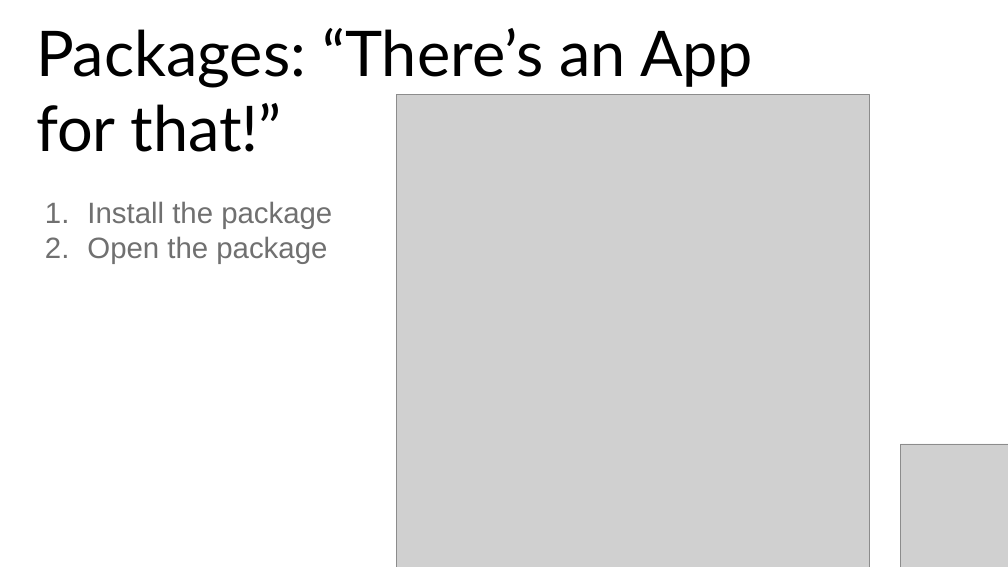
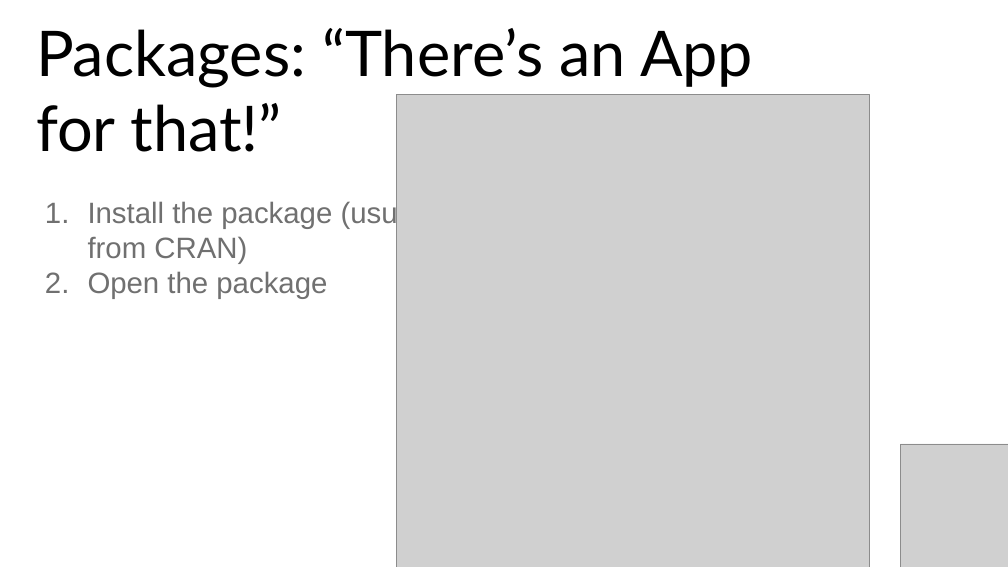
Before and after one commit to stringfestdata/london-excel, a slide deck: slide 14 of advancing-into-analytics-london-meetup.pptx (slide 17 before the commit). Drawn at 1008x567 pixels with LibreOffice and Linux fonts; fonts in the diff are those of the drawing; grey boxes stand for pictures. Boxes give left, top, right and bottom in pixels: in the first picture for what was removed or moved away, otherwise in the second. Text is boxed around its words. In the diff, an @@ line names an element or a change of style, - is before the commit and + after.

```diff
--- a/advancing-into-analytics-london-meetup.pptx
+++ b/advancing-into-analytics-london-meetup.pptx
@@ text at [88, 199, 442, 264]: text changed @@
-1. Install the package
+1. Install the package (usually from CRAN)
```
Also in this commit, not shown: 10 other slides changed, 1 slide added, 4 slides removed, 43 other files.
